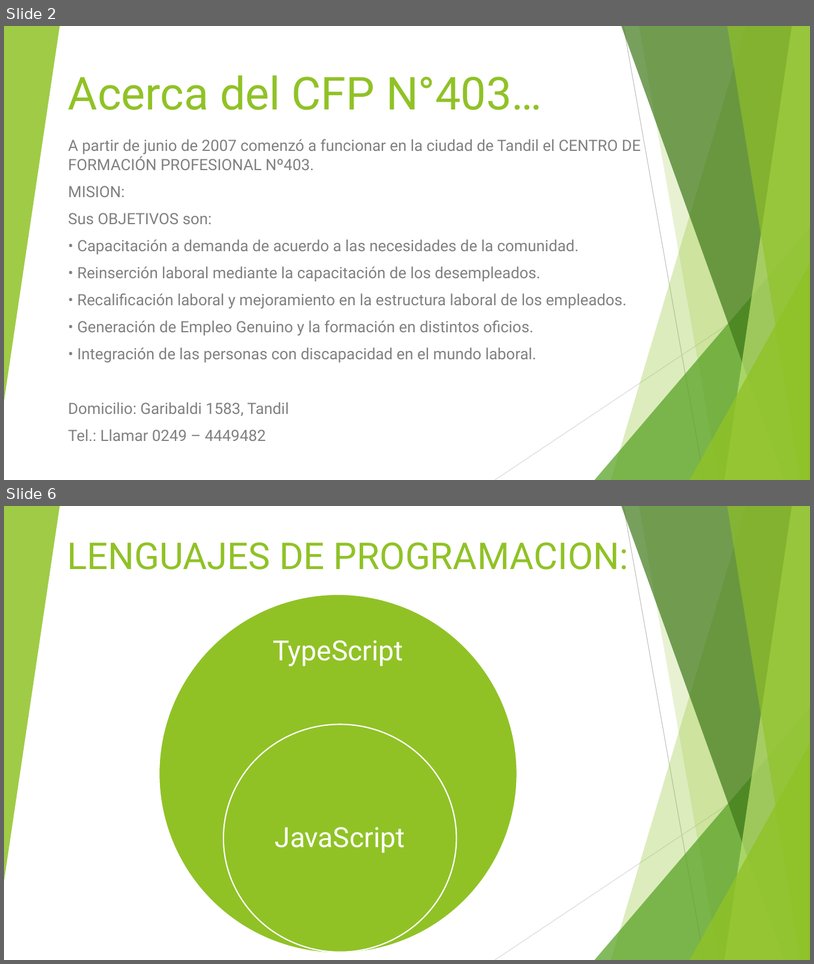
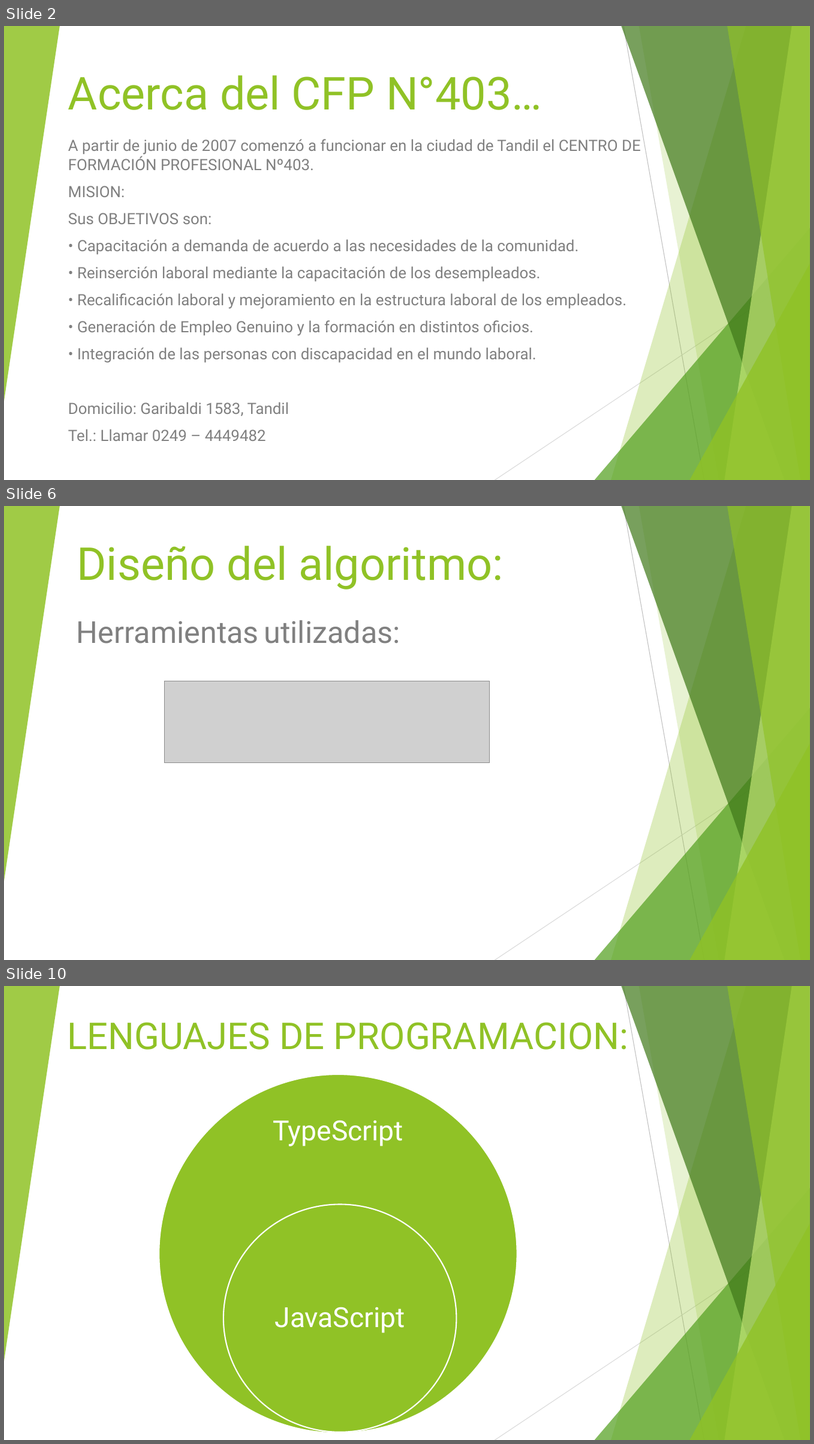
Before and after one commit to mariela21180/institucional-cfp, a slide deck: - Presentacion/Filminas.pptx. Shown one above the other, each under a label of ours: slides 2 and 6 before the commit, slides 2, 6 and 10 after it; the slides between them are not shown. The pictures are 814x964 and 814x1444 pixels, drawn with LibreOffice and Linux fonts; fonts in the diff are those of the drawing; grey boxes stand for pictures. Boxes give left, top, right and bottom in pixels: in the first picture for what was removed or moved away, otherwise in the second. Text is boxed around its words. In the diff, an @@ line names an element or a change of style, - is before the commit and + after.

```diff
--- a/- Presentacion/Filminas.pptx
+++ b/- Presentacion/Filminas.pptx
@@ slide 6 added at (4,506,810,960), background #FFFFFF; not listed: 10 template elements that a slide beside it also shows @@
@@ title added at (77,546,503,589), 54 pt, text #90C226 @@
+Diseño del algoritmo:
@@ text added at (77,620,400,643), 36 pt, text #808080 @@
+Herramientas utilizadas:
@@ picture added at (165,681,490,762) @@
@@ what was slide 6 is now slide 10 @@
```
Also in this commit, not shown: 3 slides changed, 4 other slides added.
